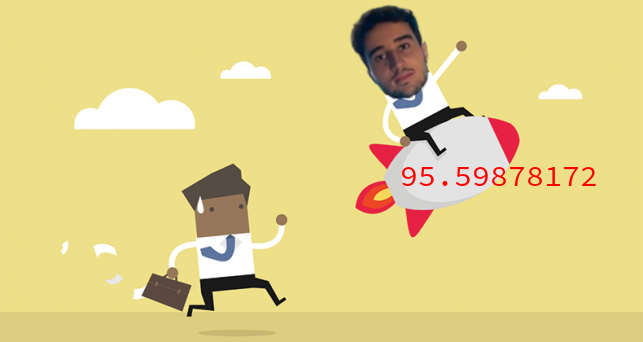
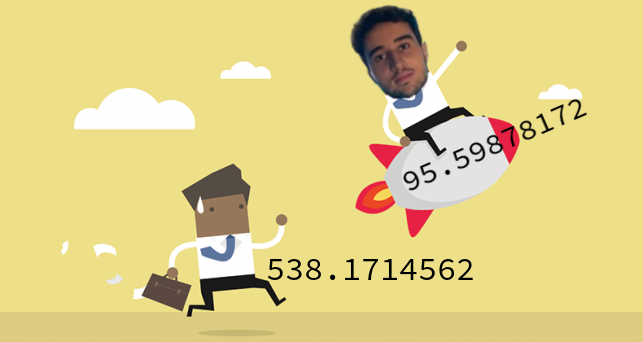
Layers edited between the first and the second 643 × 342 image:
added layer "538.1714562" above "95.59878172" over [267, 259, 473, 280]
painted on "95.59878172" over [402, 98, 596, 191]
